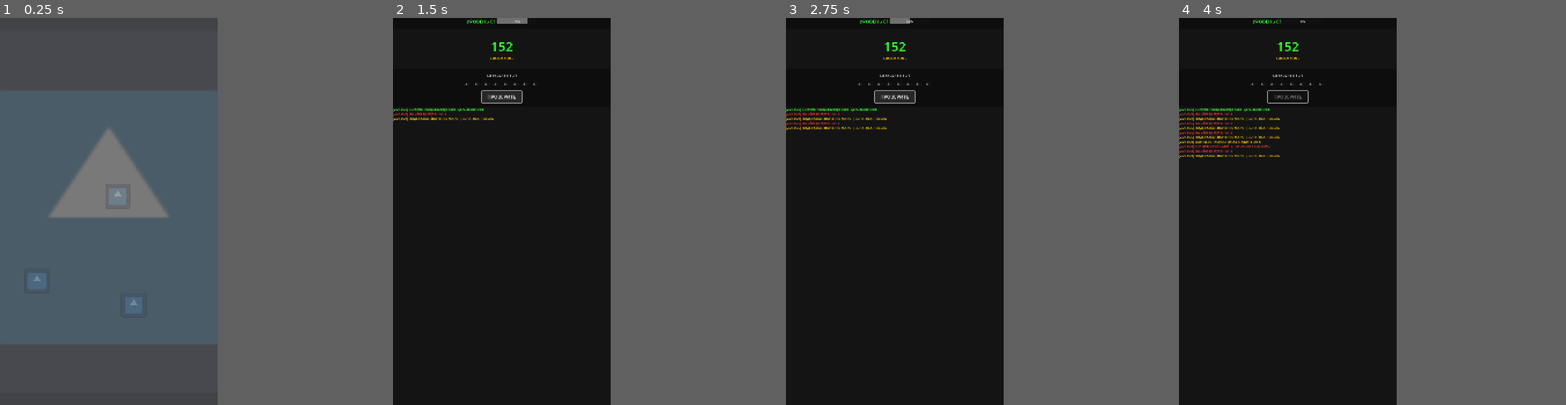
Above: before the commit, frames 1-4 (left to right).
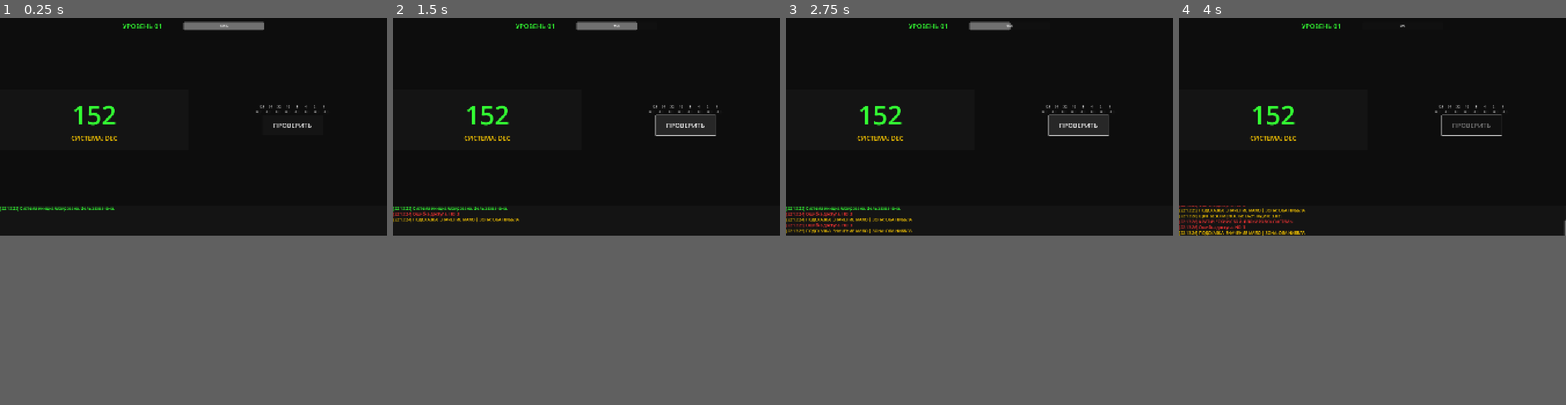
Above: after the commit, the same moments.

Repository: Nurik-dotcom/untmatric
Game: Godot game, scene res://scenes/Decryptor.tscn
Two runs of this game, one before a commit and one after it. Both use one fixed random seed, a clock stepped at 60 frames per second and the inputs below. Before the commit the project starts from res://scenes/MainMenu.tscn. The engine's default icon, where the game draws it, is replaced by a stand-in: a white triangle on a blue panel in a dark square.
Inputs (mouse positions are in pixels of both pictures, inside the frame that each line leads up to):
- Up to frame 1 (0.25 s): no input
- Up to frame 2 (1.5 s): click (454, 292) at 0.52 s; click "ПРОВЕРИТЬ" at 1.25 s
- Up to frame 3 (2.75 s): click "ПРОВЕРИТЬ" at 2 s
- Up to frame 4 (4 s): click "ПРОВЕРИТЬ" at 2.75 s; tap Enter at 3.5 s
In our replay, the window is 450x800 before the commit and 800x450 after it. These sizes can differ from the game's own. Grey fills any space a smaller window leaves; there, only what the larger window draws over its background counts as a difference.

The runs differ from the first frame. In frame 1, 41% of the frame differs, in the area x 0-85%, y 0-100%; in frame 2, 3.0%; in frame 3, 3.3%; in frame 4, 2.9%.

Commit message:
Switch project to Noir Decryptor mode in Landscape
- Removed Main Menu and old Hardware Repair mode.
- Set Decryptor.tscn as the main scene.
- Changed project resolution to 1920x1080 (Landscape).
- Refactored Decryptor UI for landscape layout.
- Finalized Russian localization.

Co-authored-by: Nurik-dotcom <84225078+Nurik-dotcom@users.noreply.github.com>

Diff:
--- a/project.godot
+++ b/project.godot
@@ -11,7 +11,7 @@
 [application]
 
 config/name="UNTformatic"
-run/main_scene="res://scenes/MainMenu.tscn"
+run/main_scene="res://scenes/Decryptor.tscn"
 config/features=PackedStringArray("4.5", "Mobile")
 config/icon="res://icon.svg"
 
@@ -21,10 +21,11 @@
 
 [display]
 
-window/size/viewport_width=1080
-window/size/viewport_height=1920
+window/size/viewport_width=1920
+window/size/viewport_height=1080
 window/stretch/mode="canvas_items"
 window/stretch/aspect="expand"
+window/handheld/orientation=4
 
 [input_devices]
 
--- a/scenes/Decryptor.gd
+++ b/scenes/Decryptor.gd
@@ -3,11 +3,11 @@
 # UI References
 @onready var lbl_level = $MainLayout/TopBar/LevelLabel
 @onready var progress_stability = $MainLayout/TopBar/StabilityBar
-@onready var lbl_target = $MainLayout/ScreenPanel/VBox/TargetValue
-@onready var lbl_system = $MainLayout/ScreenPanel/VBox/SystemLabel
-@onready var container_switches = $MainLayout/SwitchesContainer
-@onready var container_labels = $MainLayout/BitLabelsContainer
-@onready var btn_check = $MainLayout/CheckButton
+@onready var lbl_target = $MainLayout/ContentContainer/LeftPanel/ScreenPanel/VBox/TargetValue
+@onready var lbl_system = $MainLayout/ContentContainer/LeftPanel/ScreenPanel/VBox/SystemLabel
+@onready var container_switches = $MainLayout/ContentContainer/RightPanel/SwitchesContainer
+@onready var container_labels = $MainLayout/ContentContainer/RightPanel/BitLabelsContainer
+@onready var btn_check = $MainLayout/ContentContainer/RightPanel/ControlButtons/CheckButton
 @onready var log_text = $MainLayout/FeedbackPanel/LogText
 
 # Game State
@@ -37,6 +37,8 @@
 		lbl.name = "Label_%d" % i
 		lbl.horizontal_alignment = HORIZONTAL_ALIGNMENT_CENTER
 		lbl.text = "0"
+		# Ensure labels have min width to match switches somewhat or use size flags
+		lbl.custom_minimum_size = Vector2(40, 0)
 		container_labels.add_child(lbl)
 
 	# Start Game
--- a/scenes/Decryptor.tscn
+++ b/scenes/Decryptor.tscn
@@ -27,68 +27,94 @@
 anchor_bottom = 1.0
 grow_horizontal = 2
 grow_vertical = 2
-theme_override_constants/separation = 20
-alignment = 1
+theme_override_constants/separation = 10
 
 [node name="TopBar" type="HBoxContainer" parent="MainLayout"]
+custom_minimum_size = Vector2(0, 80)
 layout_mode = 2
 alignment = 1
 
 [node name="LevelLabel" type="Label" parent="MainLayout/TopBar"]
 layout_mode = 2
 theme_override_colors/font_color = Color(0.2, 1, 0.2, 1)
-theme_override_font_sizes/font_size = 24
+theme_override_font_sizes/font_size = 32
 text = "LVL 01"
 
+[node name="Spacer" type="Control" parent="MainLayout/TopBar"]
+custom_minimum_size = Vector2(100, 0)
+layout_mode = 2
+
 [node name="StabilityBar" type="ProgressBar" parent="MainLayout/TopBar"]
-custom_minimum_size = Vector2(200, 30)
+custom_minimum_size = Vector2(400, 40)
 layout_mode = 2
+size_flags_vertical = 4
 value = 100.0
 
-[node name="ScreenPanel" type="PanelContainer" parent="MainLayout"]
-custom_minimum_size = Vector2(0, 200)
+[node name="ContentContainer" type="HBoxContainer" parent="MainLayout"]
+layout_mode = 2
+size_flags_vertical = 3
+theme_override_constants/separation = 50
+alignment = 1
+
+[node name="LeftPanel" type="VBoxContainer" parent="MainLayout/ContentContainer"]
+layout_mode = 2
+size_flags_horizontal = 3
+alignment = 1
+
+[node name="ScreenPanel" type="PanelContainer" parent="MainLayout/ContentContainer/LeftPanel"]
+custom_minimum_size = Vector2(0, 300)
 layout_mode = 2
 
-[node name="VBox" type="VBoxContainer" parent="MainLayout/ScreenPanel"]
+[node name="VBox" type="VBoxContainer" parent="MainLayout/ContentContainer/LeftPanel/ScreenPanel"]
 layout_mode = 2
 alignment = 1
 
-[node name="TargetValue" type="Label" parent="MainLayout/ScreenPanel/VBox"]
+[node name="TargetValue" type="Label" parent="MainLayout/ContentContainer/LeftPanel/ScreenPanel/VBox"]
 layout_mode = 2
 theme_override_colors/font_color = Color(0.2, 1, 0.2, 1)
-theme_override_font_sizes/font_size = 64
+theme_override_font_sizes/font_size = 128
 text = "000"
 horizontal_alignment = 1
 
-[node name="SystemLabel" type="Label" parent="MainLayout/ScreenPanel/VBox"]
+[node name="SystemLabel" type="Label" parent="MainLayout/ContentContainer/LeftPanel/ScreenPanel/VBox"]
 layout_mode = 2
 theme_override_colors/font_color = Color(1, 0.8, 0, 1)
+theme_override_font_sizes/font_size = 32
 text = "SYSTEM: DEC"
 horizontal_alignment = 1
 
-[node name="BitLabelsContainer" type="HBoxContainer" parent="MainLayout"]
+[node name="RightPanel" type="VBoxContainer" parent="MainLayout/ContentContainer"]
+layout_mode = 2
+size_flags_horizontal = 3
+alignment = 1
+
+[node name="BitLabelsContainer" type="HBoxContainer" parent="MainLayout/ContentContainer/RightPanel"]
 layout_mode = 2
 alignment = 1
 
-[node name="SwitchesContainer" type="HBoxContainer" parent="MainLayout"]
+[node name="SwitchesContainer" type="HBoxContainer" parent="MainLayout/ContentContainer/RightPanel"]
 layout_mode = 2
 alignment = 1
 
-[node name="CheckButton" type="Button" parent="MainLayout"]
-custom_minimum_size = Vector2(200, 60)
+[node name="ControlButtons" type="HBoxContainer" parent="MainLayout/ContentContainer/RightPanel"]
+custom_minimum_size = Vector2(0, 100)
 layout_mode = 2
-size_flags_horizontal = 4
-theme_override_font_sizes/font_size = 24
+alignment = 1
+
+[node name="CheckButton" type="Button" parent="MainLayout/ContentContainer/RightPanel/ControlButtons"]
+custom_minimum_size = Vector2(300, 80)
+layout_mode = 2
+theme_override_font_sizes/font_size = 32
 text = "CHECK"
 
 [node name="FeedbackPanel" type="PanelContainer" parent="MainLayout"]
 custom_minimum_size = Vector2(0, 150)
 layout_mode = 2
-size_flags_vertical = 3
 
 [node name="LogText" type="RichTextLabel" parent="MainLayout/FeedbackPanel"]
 layout_mode = 2
+theme_override_font_sizes/normal_font_size = 20
 bbcode_enabled = true
 scroll_following = true
 
-[connection signal="pressed" from="MainLayout/CheckButton" to="." method="_on_check_button_pressed"]
+[connection signal="pressed" from="MainLayout/ContentContainer/RightPanel/ControlButtons/CheckButton" to="." method="_on_check_button_pressed"]
--- a/scenes/MainMenu.gd
+++ /dev/null
@@ -1,20 +0,0 @@
-extends Control
-
-@onready var start_btn = $NotebookArea # Notebook button
-@onready var learn_btn = $PapersArea   # Magnifier button
-
-func _ready():
-	# Fade-in animation (optional)
-	modulate.a = 0
-	var tween = create_tween()
-	tween.tween_property(self, "modulate:a", 1.0, 1.0)
-
-func _on_notebook_pressed():
-	# Start the Decryptor game
-	get_tree().change_scene_to_file("res://scenes/Decryptor.tscn")
-
-func _on_papers_pressed():
-	# Go to learning (Phase 1: Atlas) - Keep for now or disable
-	# GlobalMetrics.current_mode = GlobalMetrics.Mode.LEARN # Removed in new logic
-	# get_tree().change_scene_to_file("res://scenes/Atlas.tscn")
-	print("Atlas/Learn mode not implemented yet.")
--- a/scenes/MainMenu.tscn
+++ /dev/null
@@ -1,34 +0,0 @@
-[gd_scene load_steps=3 format=3]
-
-[ext_resource type="Script" path="res://scenes/MainMenu.gd" id="1"]
-[ext_resource type="Texture2D" path="res://icon.svg" id="2"]
-
-[node name="MainMenu" type="Control"]
-size = Vector2(1080, 1920)
-script = ExtResource("1")
-
-[node name="Background" type="TextureRect" parent="."]
-anchor_right = 1.0
-anchor_bottom = 1.0
-offset_right = 0.0
-offset_bottom = 0.0
-texture = ExtResource("2")
-stretch_mode = 6
-
-[node name="NotebookArea" type="TextureButton" parent="."]
-position = Vector2(120, 1240)
-size = Vector2(360, 240)
-texture_normal = ExtResource("2")
-
-[node name="PapersArea" type="TextureButton" parent="."]
-position = Vector2(520, 820)
-size = Vector2(220, 220)
-texture_normal = ExtResource("2")
-
-[node name="LaptopArea" type="TextureButton" parent="."]
-position = Vector2(600, 1360)
-size = Vector2(360, 240)
-texture_normal = ExtResource("2")
-
-[connection signal="pressed" from="NotebookArea" to="." method="_on_notebook_pressed"]
-[connection signal="pressed" from="PapersArea" to="." method="_on_papers_pressed"]
